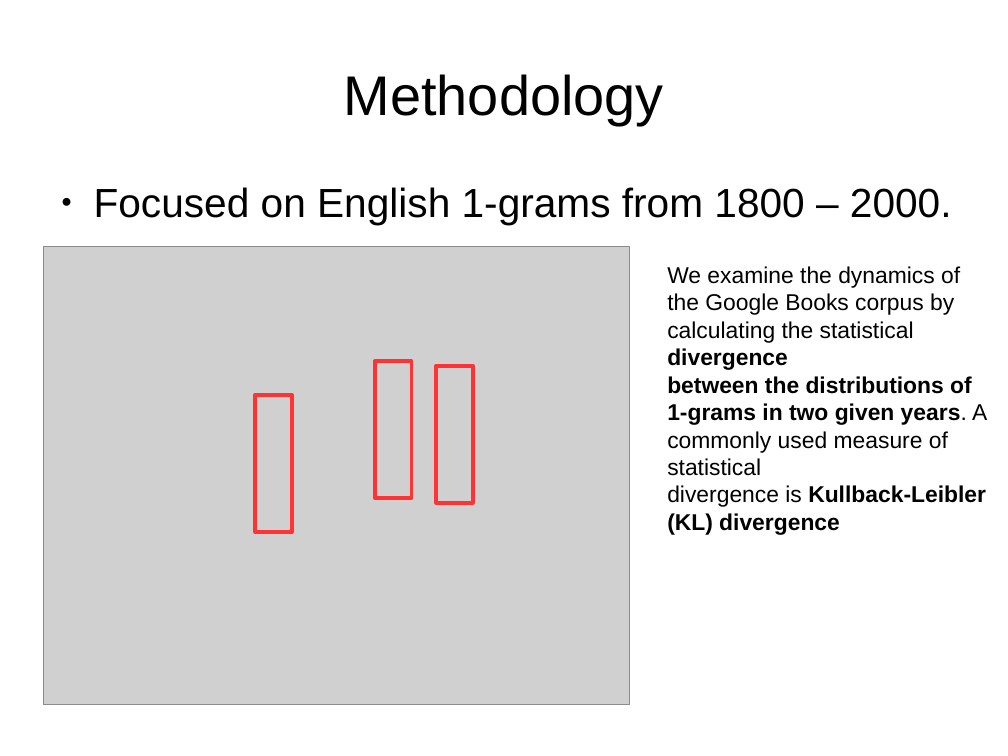
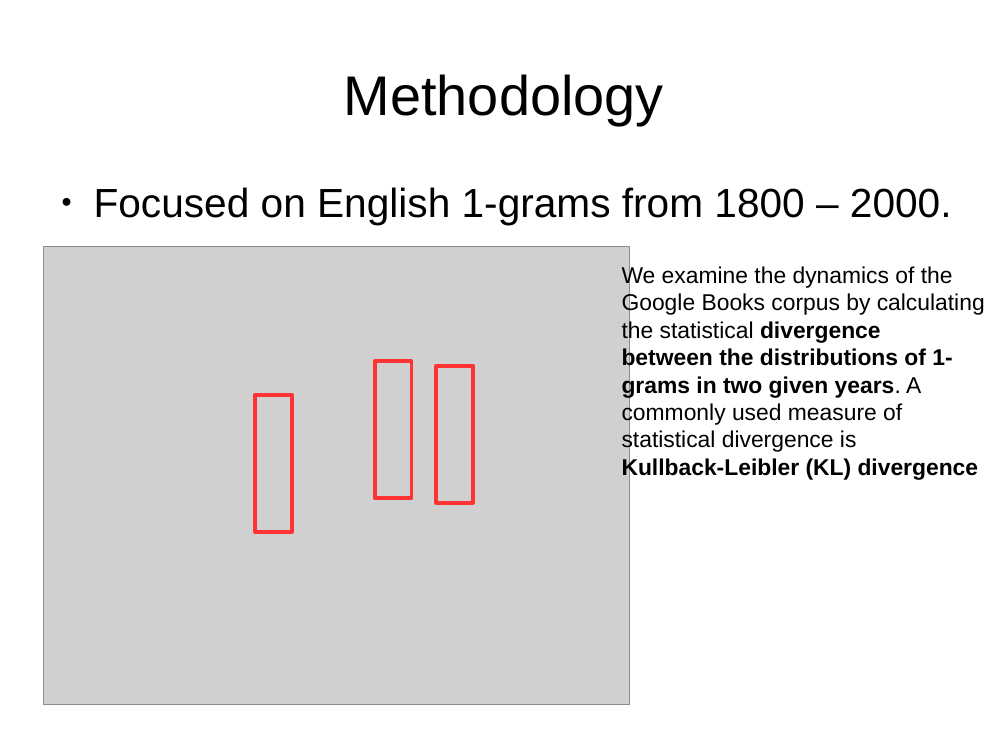
Before and after one commit to loudermilk/brownbag, a slide deck: slide 10 of decks/ngram.odp. Drawn at 1008x756 pixels with LibreOffice and Linux fonts; fonts in the diff are those of the drawing; grey boxes stand for pictures. Boxes give left, top, right and bottom in pixels: in the first picture for what was removed or moved away, otherwise in the second. Text is boxed around its words. In the diff, an @@ line names an element or a change of style, - is before the commit and + after.

```diff
--- a/decks/ngram.odp
+++ b/decks/ngram.odp
@@ text "We examine the dynamics of ...": place and size @@
-text "We examine the dynamics of ..." at box(667, 266, 987, 535)
+text "We examine the dynamics of ..." at box(622, 265, 985, 481)
@@ text at box(622, 347, 979, 481): spaces changed @@
-between the distributions of 1-grams in two given years. A commonly used measure of statistical
-divergence is Kullback-Leibler (KL) divergence
+between the distributions of 1-grams in two given years. A commonly used measure of statistical divergence is
+Kullback-Leibler (KL) divergence
```
Also in this commit, not shown: 5 other slides changed, 1 slide added, 2 slides removed.
